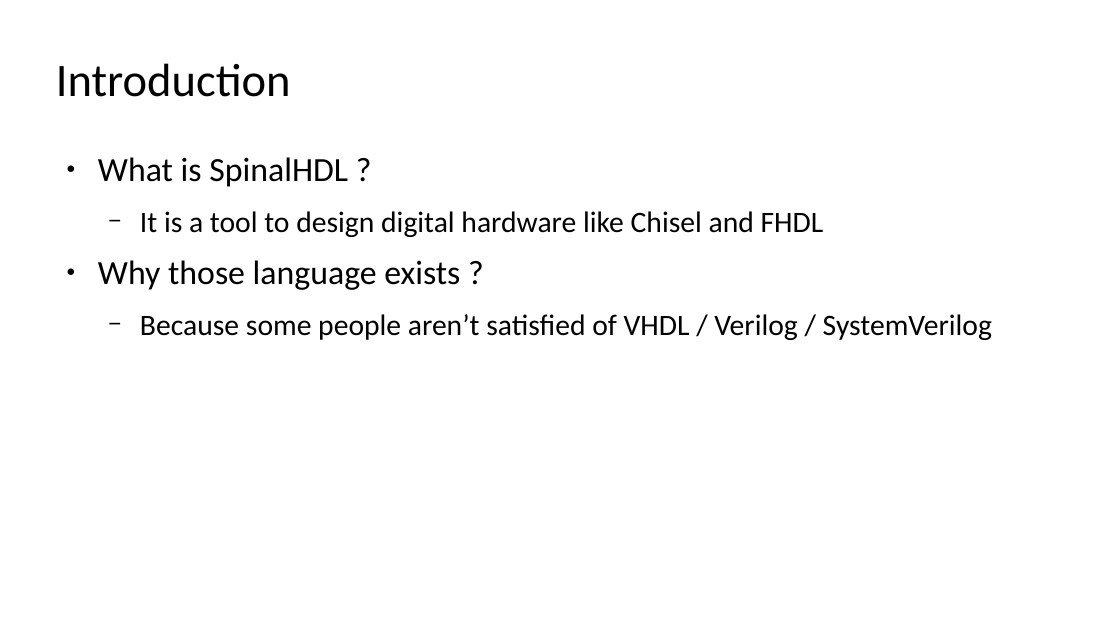
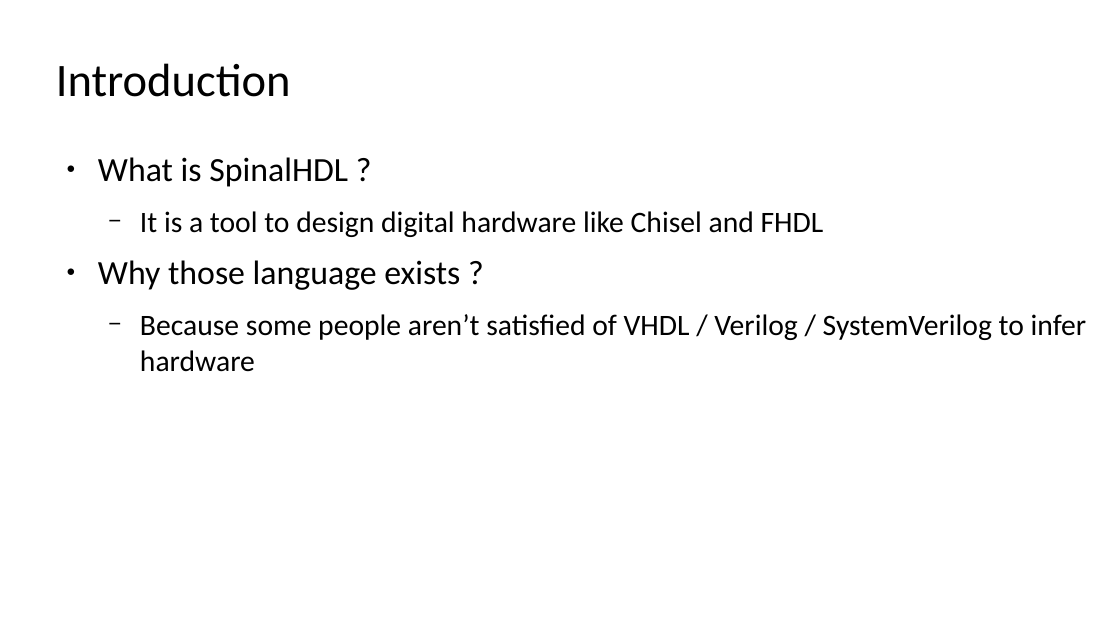
Before and after one commit to SpinalHDL/SpinalDoc, a slide deck: slide 2 of presentation/en/wosh_2019.odp. Drawn at 1120x630 pixels with LibreOffice and Linux fonts; fonts in the diff are those of the drawing. Boxes give left, top, right and bottom in pixels: in the first picture for what was removed or moved away, otherwise in the second. Text is boxed around its words. In the diff, an @@ line names an element or a change of style, - is before the commit and + after.

```diff
--- a/presentation/en/wosh_2019.odp
+++ b/presentation/en/wosh_2019.odp
@@ text at (140, 314, 1087, 372): text changed @@
-  − Because some people aren’t satisfied of VHDL / Verilog / SystemVerilog
+  − Because some people aren’t satisfied of VHDL / Verilog / SystemVerilog to infer hardware
```
Also in this commit, not shown: 11 other slides changed, 3 slides added.
